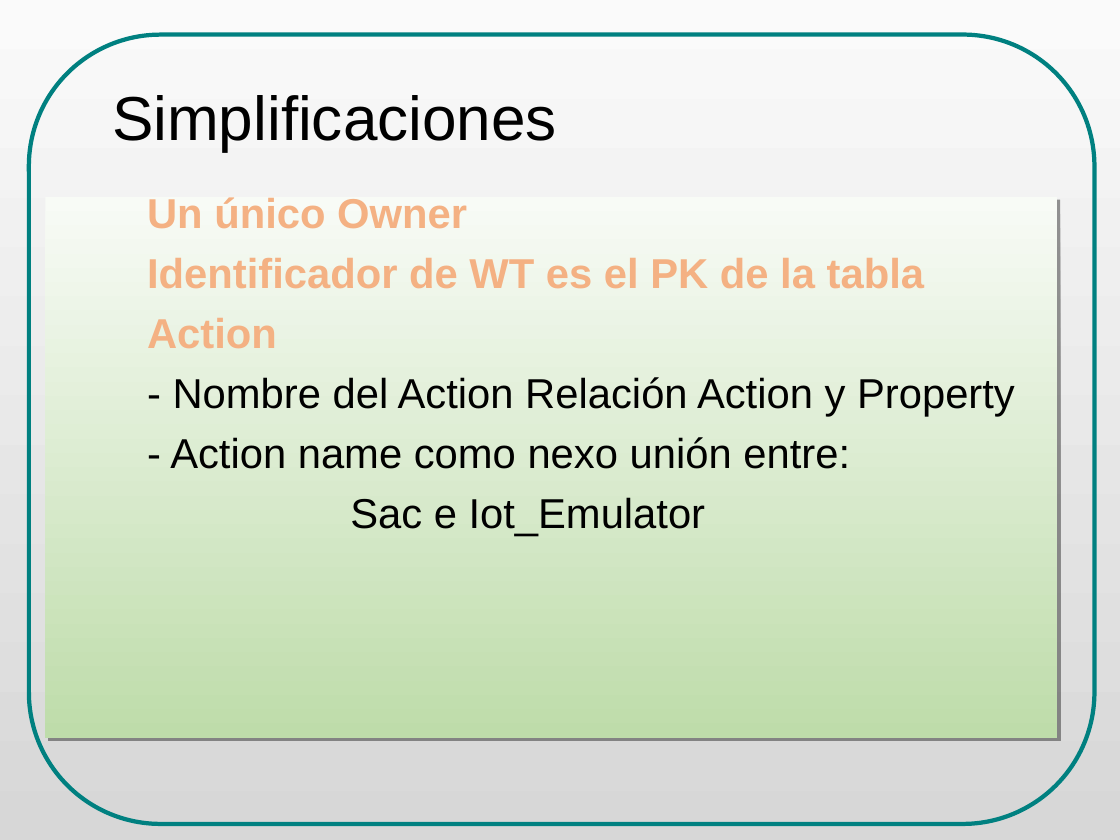
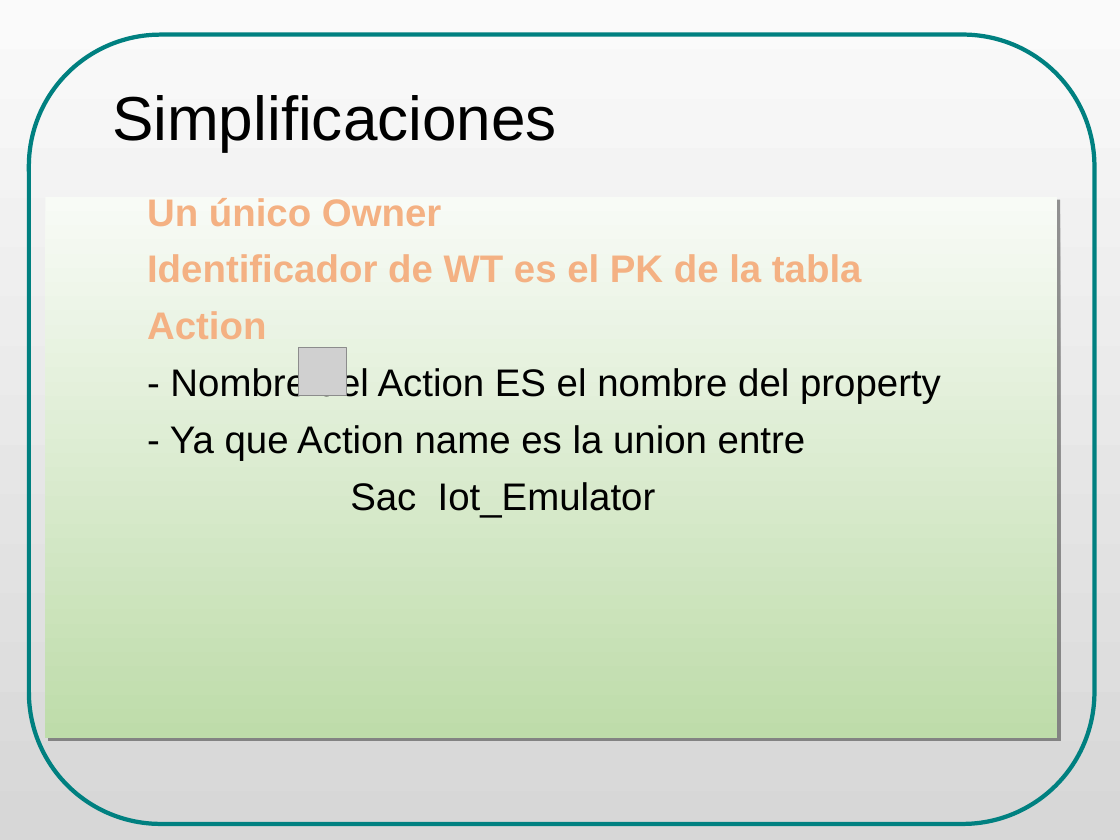
Before and after one commit to danielsalgadop/sac, a slide deck: slide 16 of docs/presentation/social_access_controller_ODP_final.odp. Drawn at 1120x840 pixels with LibreOffice and Linux fonts; fonts in the diff are those of the drawing; grey boxes stand for pictures. Boxes give left, top, right and bottom in pixels: in the first picture for what was removed or moved away, otherwise in the second. Text is boxed around its words. In the diff, an @@ line names an element or a change of style, - is before the commit and + after.

Commit message:
presentation

```diff
--- a/docs/presentation/social_access_controller_ODP_final.odp
+++ b/docs/presentation/social_access_controller_ODP_final.odp
@@ text at box(147, 198, 862, 339): size 29.6 to 27.2 pt in "Un único Owner", "Identificador de WT es el PK de ...", "Action" @@
@@ picture added at box(299, 348, 347, 395) @@
@@ text at box(170, 366, 941, 518): text changed; size 29.6 to 27.2 pt @@
-- Nombre del Action Relación Action y Property
-- Action name como nexo unión entre:
-Sac e Iot_Emulator
+- Nombre del Action ES el nombre del property
+- Ya que Action name es la union entre
+Sac Iot_Emulator
```
Also in this commit, not shown: 9 other slides changed, 1 slide added, 1 slide removed, 8 other files.
